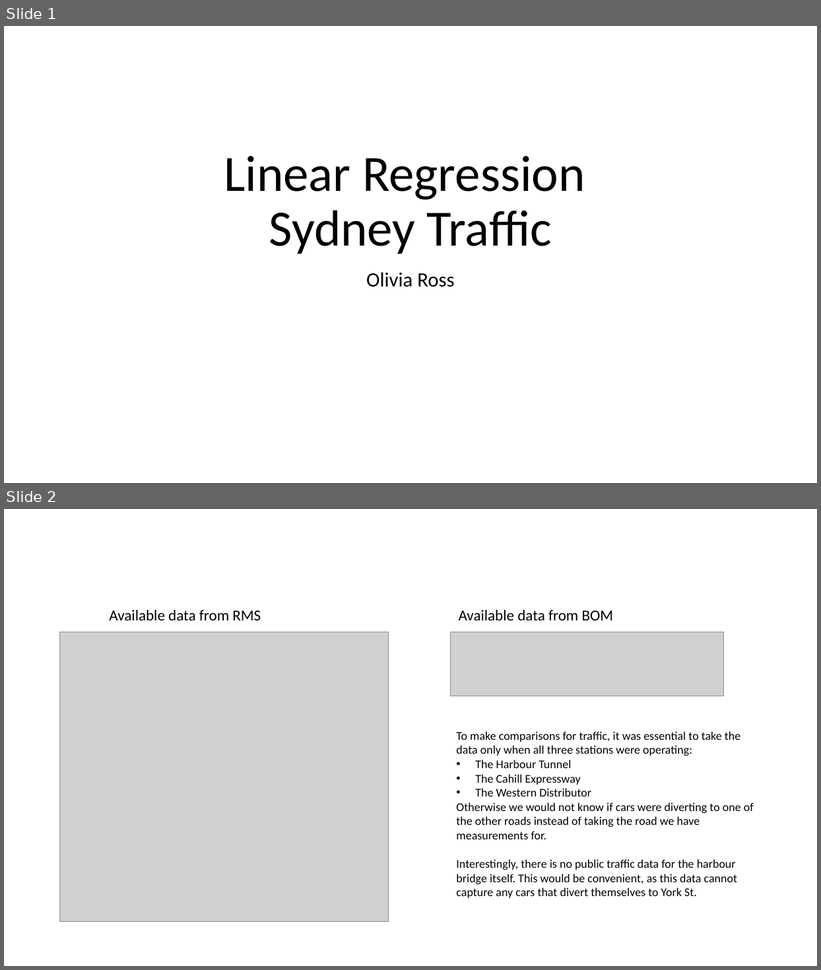
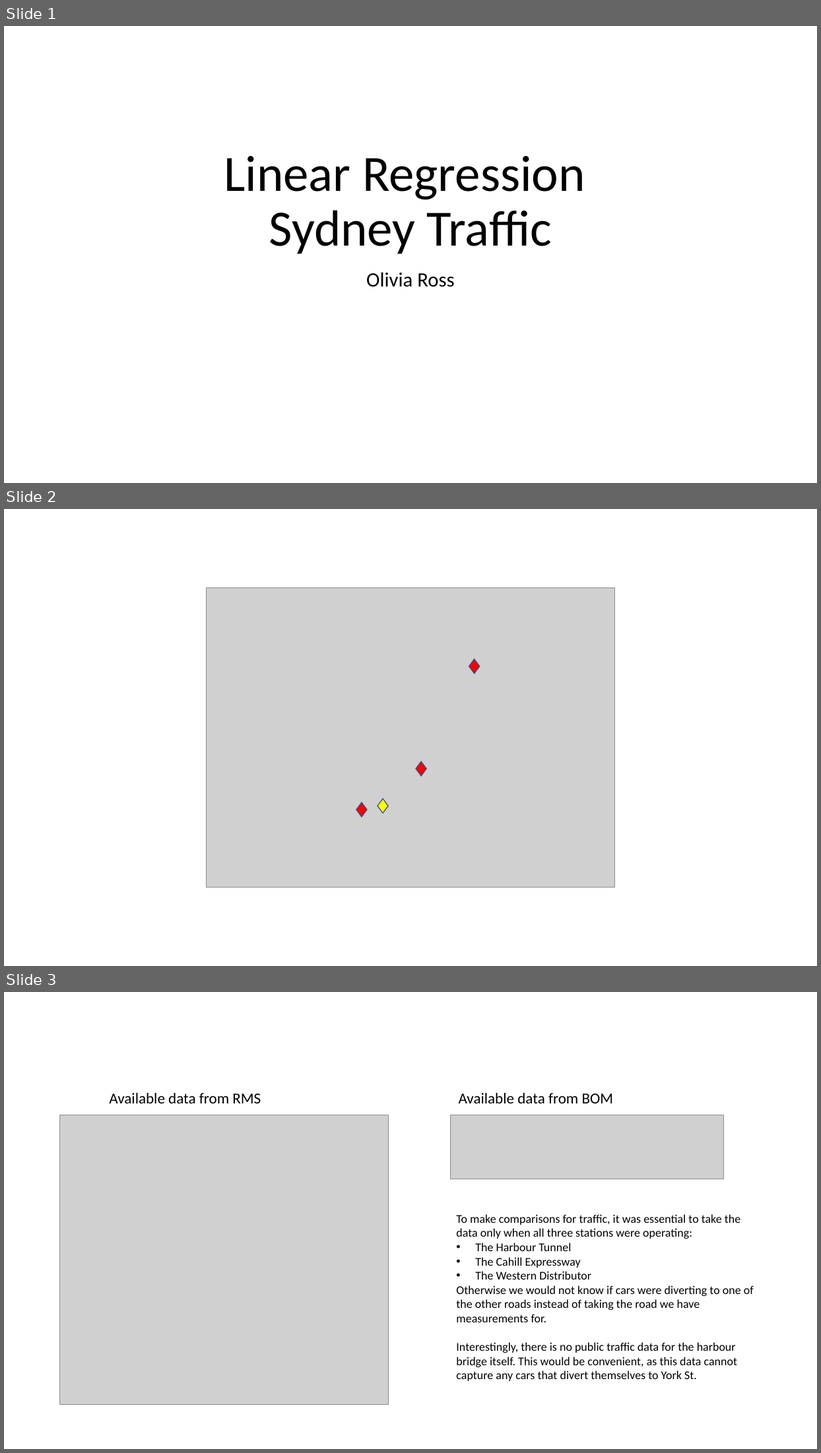
Before and after one commit to OliviaMaree/Final-Project-OliviaR, a slide deck: Data Science - Final - Olivia Ross.pptx. Shown one above the other, each under a label of ours: slides 1 and 2 before the commit, slides 1, 2 and 3 after it. The pictures are 821x970 and 821x1453 pixels, drawn with LibreOffice and Linux fonts; fonts in the diff are those of the drawing; grey boxes stand for pictures. Boxes give left, top, right and bottom in pixels: in the first picture for what was removed or moved away, otherwise in the second. Text is boxed around its words. In the diff, an @@ line names an element or a change of style, - is before the commit and + after.

```diff
--- a/Data Science - Final - Olivia Ross.pptx
+++ b/Data Science - Final - Olivia Ross.pptx
@@ slide 2 added at (4,509,817,966), background #FFFFFF @@
@@ picture added at (207,588,614,888) @@
@@ diamond added at (469,659,479,674), fill #FF0000, outline #325491 1 pt @@
@@ diamond added at (416,762,426,776), fill #FF0000, outline #325491 1 pt @@
@@ diamond added at (356,803,367,817), fill #FF0000, outline #325491 1 pt @@
@@ diamond added at (378,799,387,813), fill #FFFF00, outline #325491 1 pt @@
@@ what was slide 2 is now slide 3 @@
```
Also in this commit, not shown: 4 slides changed.
